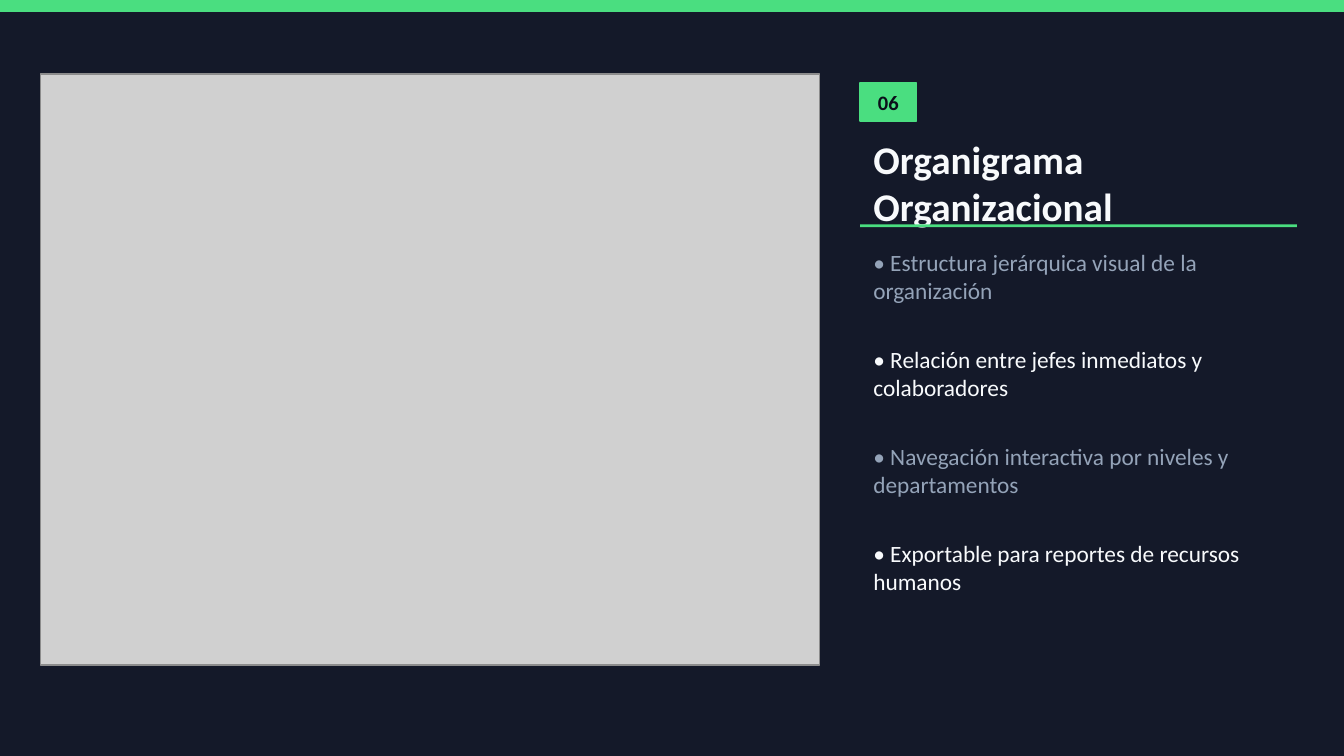
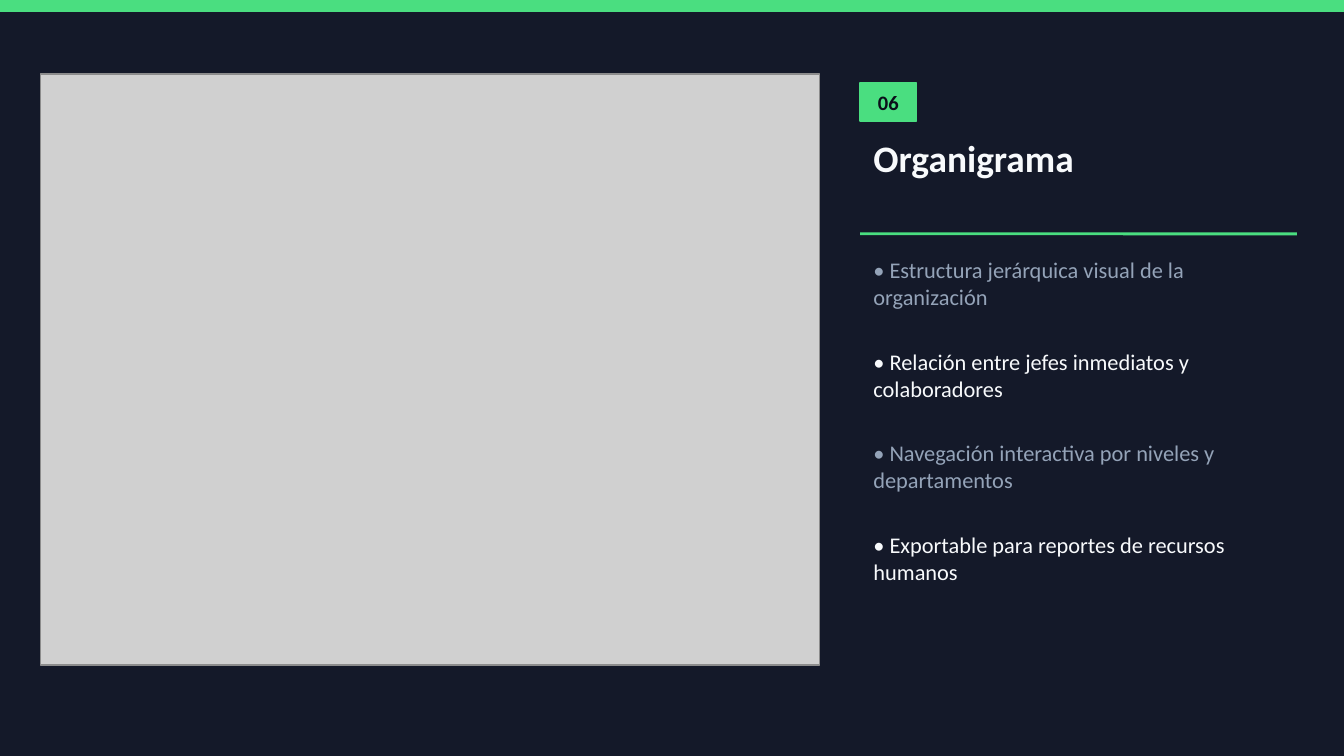
Before and after one commit to Joserra151088/kronos, a slide deck: slide 8 of docs/KronOS_Maquetas_Ejecutiva_2026.pptx. Drawn at 1344x756 pixels with LibreOffice and Linux fonts; fonts in the diff are those of the drawing; grey boxes stand for pictures. Boxes give left, top, right and bottom in pixels: in the first picture for what was removed or moved away, otherwise in the second. Text is boxed around its words. In the diff, an @@ line names an element or a change of style, - is before the commit and + after.

```diff
--- a/docs/KronOS_Maquetas_Ejecutiva_2026.pptx
+++ b/docs/KronOS_Maquetas_Ejecutiva_2026.pptx
@@ text at box(873, 146, 1073, 179): text changed; size 21 to 20 pt @@
-Organigrama Organizacional
+Organigrama
@@ line moved from (860, 226) - (1297, 226) to (860, 234) - (1297, 234) @@
@@ text "• Estructura jerárquica visual de ...": place and size @@
-text "• Estructura jerárquica visual de ..." at box(873, 255, 1197, 303)
+text "• Estructura jerárquica visual de ..." at box(873, 262, 1184, 309)
@@ size 12.5 to 12 pt in 4 elements at box(873, 354, 1189, 397), box(873, 445, 1214, 492), box(873, 262, 1184, 309), box(873, 537, 1225, 580) @@
@@ text "• Exportable para reportes de ...": place and size @@
-text "• Exportable para reportes de ..." at box(873, 545, 1240, 590)
+text "• Exportable para reportes de ..." at box(873, 537, 1225, 580)
```
Also in this commit, not shown: 12 other slides changed, 1 other file.
